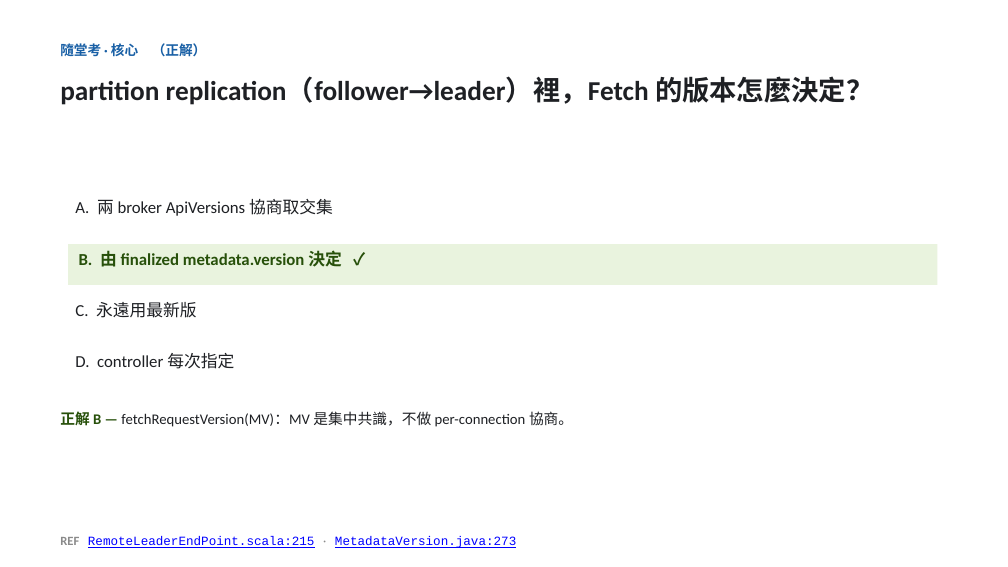
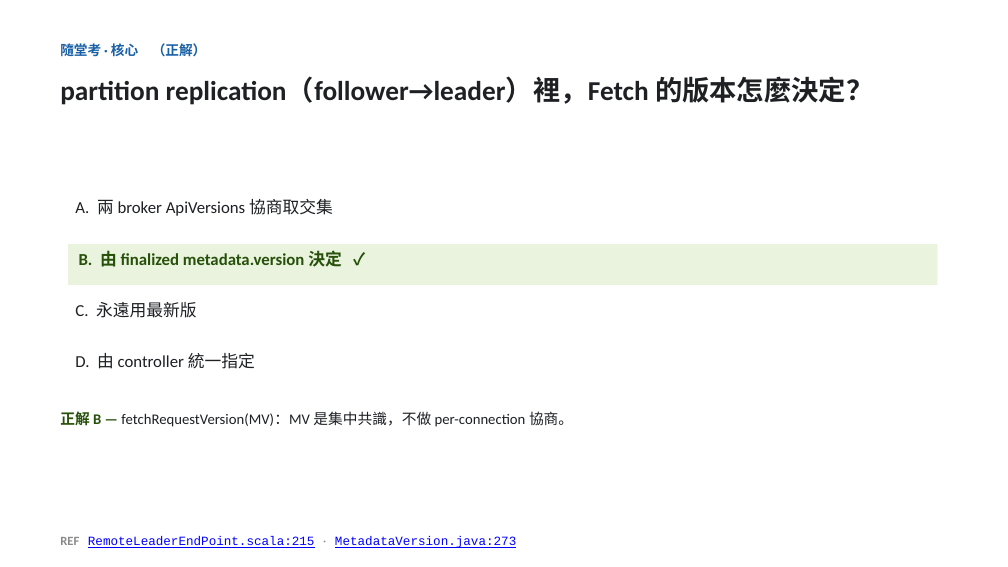
Before and after one commit to unknowntpo/kafka, a slide deck: slide 12 of study/version-control/kafka-version-negotiation.pptx. Drawn at 1008x567 pixels with LibreOffice and Linux fonts; fonts in the diff are those of the drawing. Boxes give left, top, right and bottom in pixels: in the first picture for what was removed or moved away, otherwise in the second. Text is boxed around its words. In the diff, an @@ line names an element or a change of style, - is before the commit and + after.

Commit message:
study(version-control): 小測驗1 選項D「controller 每次指定」→「由 controller 統一指定」（review：每次指定太怪）

```diff
--- a/study/version-control/kafka-version-negotiation.pptx
+++ b/study/version-control/kafka-version-negotiation.pptx
@@ text at [75, 353, 255, 369]: text changed @@
-D. controller 每次指定
+D. 由 controller 統一指定
```
Also in this commit, not shown: 1 other slide changed, 1 other file.
